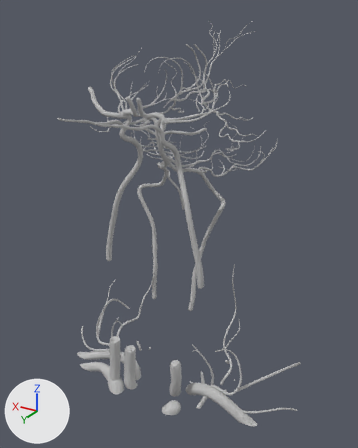
One commit to the glTF model data/region_head.glb: the scene before it, then after it.
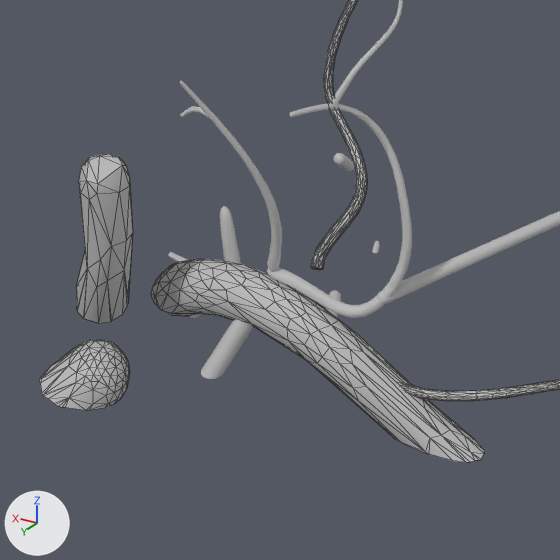
Old and new are each drawn whole from a 50 mm camera at (-16.13, 23.91, 80.98) aimed at (-0.38, -2.33, 67.86) and again close up on the part from 43% to 77% of the width and 73% to 100% of the height. Every picture has the same lights, and +X, +Y and +Z are marked at lower left. The last two pictures show the newer version. The close-ups show mesh edges as thin lines.

Names of what the first close-up shows: 'FJ1972', 'FJ2210', 'FJ2226', 'FJ2232', 'FJ2251', 'FJ2256', 'FJ2257', 'FJ2936', 'FJ3479', 'FJ3482', 'FJ3483' and 4 more.
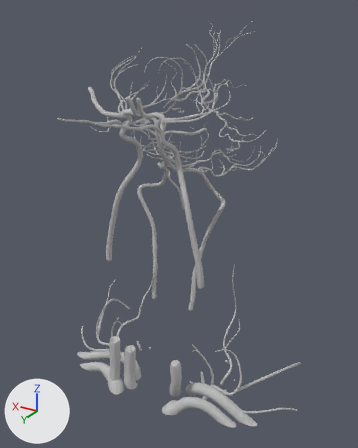
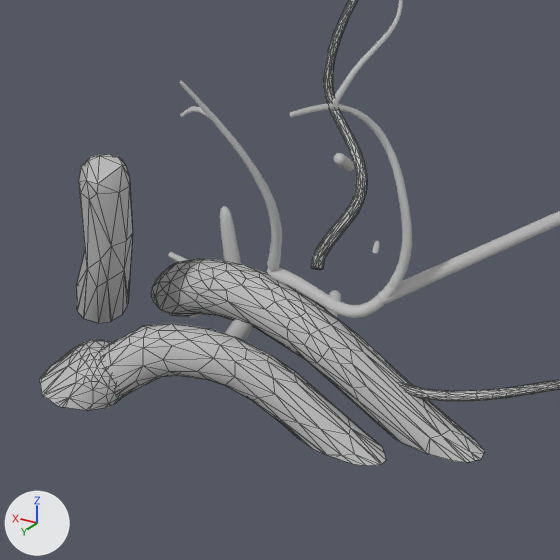
The change, as a list of edits to the scene's bpy script:
```text
Add me_fj3486:
    me_fj3486.from_pydata(...)  # 155 vertices, 241 faces; spans x -6.65..-2.0, y 0.47..2.03, z 56.0..57.18
    me_fj3486.materials.append(mat_vein)  # grey #bcbcbc
Add ob_fj3486:
    ob_fj3486 = bpy.data.objects.new('FJ3486', me_fj3486)
    ob_fj3486.location = (0.0, 0.0, 0.0)
```

Location of each change, (x1, y1, x2, y2) in pixels of the close-ups (560 x 560 px):
'FJ3486', added: after (102, 323, 386, 466)
'FJ1972', unchanged, covered by the edit: before (201, 319, 253, 379); after (225, 319, 253, 341)
